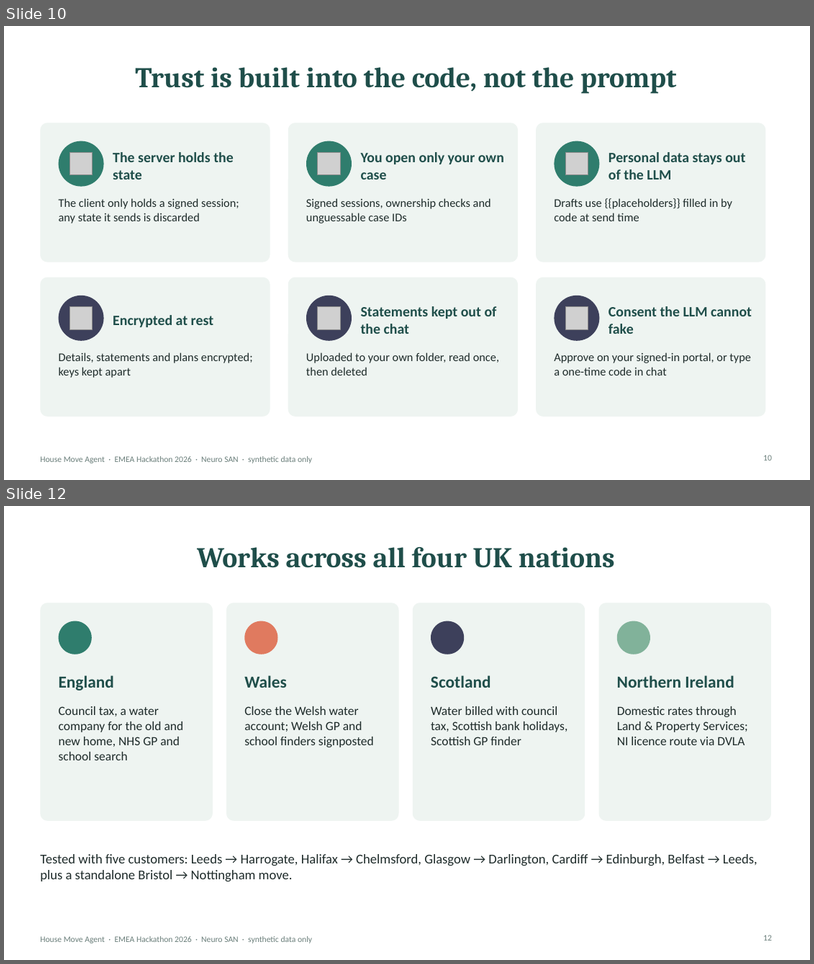
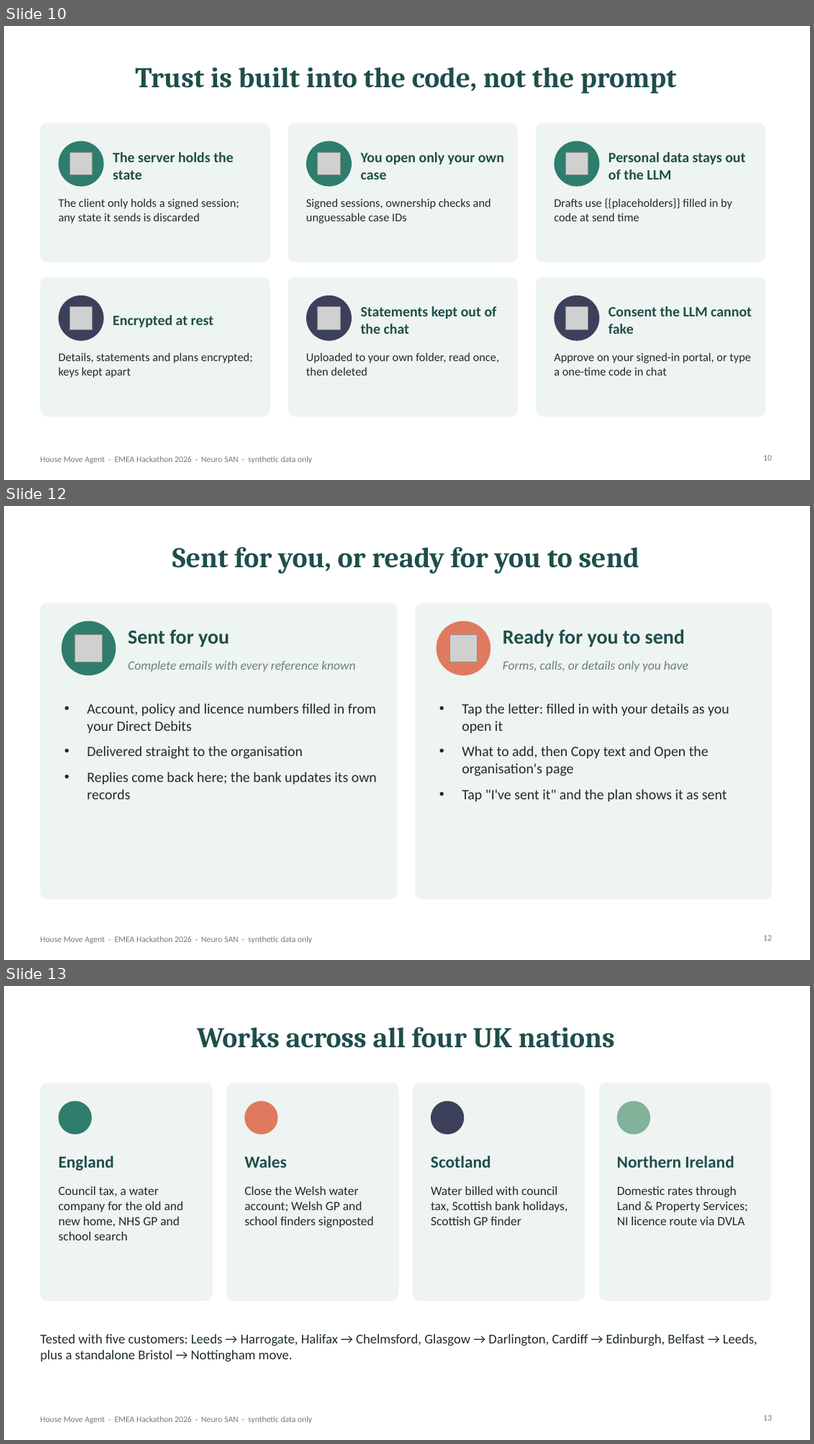
Before and after one commit to varadarajp/neuro-san-house-move, a slide deck: House_Move_Agent.pptx. Shown one above the other, each under a label of ours: slides 10 and 12 before the commit, slides 10, 12 and 13 after it; the slides between them are not shown. The pictures are 814x964 and 814x1444 pixels, drawn with LibreOffice and Linux fonts; fonts in the diff are those of the drawing; grey boxes stand for pictures. Boxes give left, top, right and bottom in pixels: in the first picture for what was removed or moved away, otherwise in the second. Text is boxed around its words. In the diff, an @@ line names an element or a change of style, - is before the commit and + after.

```diff
--- a/House_Move_Agent.pptx
+++ b/House_Move_Agent.pptx
@@ slide 12 added at bbox=[4, 506, 810, 960], background #FFFFFF; not listed: 1 template element that a slide beside it also shows @@
@@ title added at bbox=[172, 547, 640, 574], 34 pt, text #1F4E4A, bold @@
+Sent for you, or ready for you to send
@@ rounded rectangle added at bbox=[40, 602, 397, 899], fill #EEF4F1 @@
@@ rounded rectangle added at bbox=[415, 602, 772, 899], fill #EEF4F1 @@
@@ ellipse added at bbox=[62, 621, 116, 675], fill #2F7D6D @@
@@ picture added at bbox=[75, 634, 103, 662] @@
@@ text added at bbox=[128, 629, 229, 647], 24 pt, text #1F4E4A, bold @@
+Sent for you
@@ ellipse added at bbox=[437, 621, 491, 675], fill #E07A5F @@
@@ picture added at bbox=[450, 634, 478, 662] @@
@@ text added at bbox=[503, 629, 685, 647], 24 pt, text #1F4E4A, bold @@
+Ready for you to send
@@ text added at bbox=[128, 661, 355, 672], 15 pt, text #6B7F7B, italic @@
+Complete emails with every reference known
@@ text added at bbox=[503, 661, 689, 672], 15 pt, text #6B7F7B, italic @@
+Forms, calls, or details only you have
@@ text added at bbox=[87, 703, 377, 799], 17 pt, text #1E2B2A @@
+• Account, policy and licence numbers filled in from your Direct Debits
+• Delivered straight to the organisation
+• Replies come back here; the bank updates its own records
@@ text added at bbox=[462, 703, 730, 801], 17 pt, text #1E2B2A @@
+• Tap the letter: filled in with your details as you open it
+• What to add, then Copy text and Open the organisation's page
+• Tap "I've sent it" and the plan shows it as sent
@@ page number added at bbox=[764, 934, 772, 940], 10 pt, text #6B7F7B @@
+12
@@ what was slide 12 is now slide 13 @@
```
Also in this commit, not shown: 9 slides changed, 1 other slide added.
